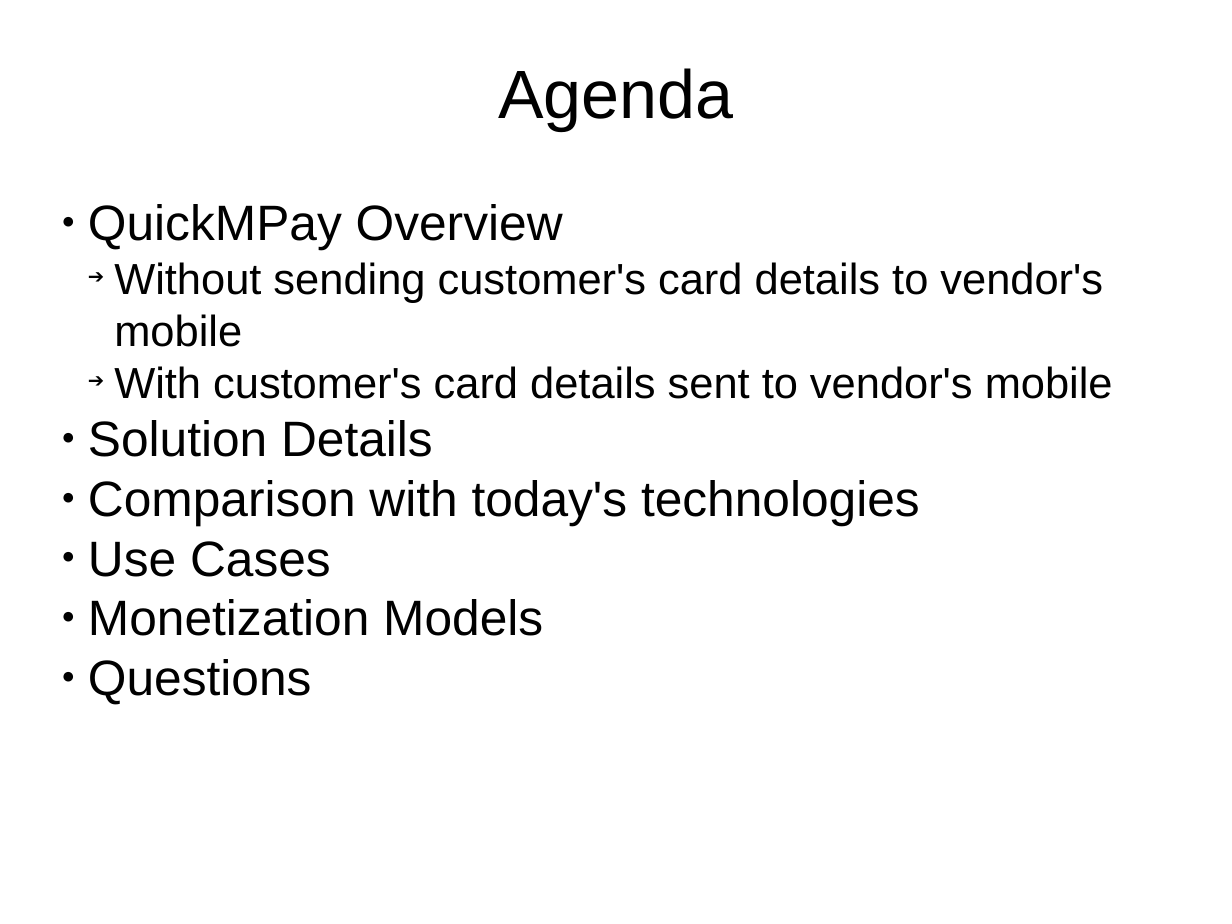
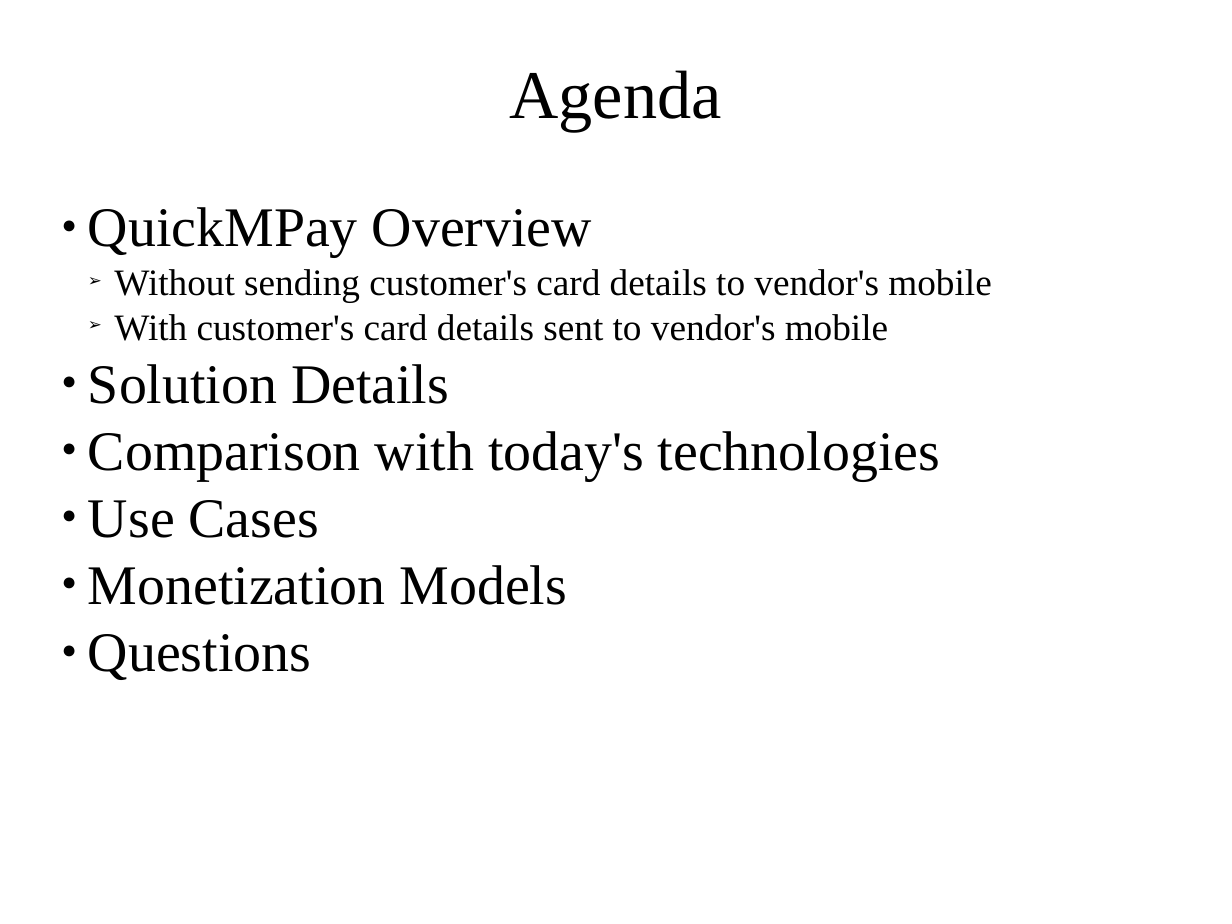
Before and after one commit to klonikar/klonikar.github.io, a slide deck: slide 2 of QuickMPay.pptx. Drawn at 1232x924 pixels with LibreOffice and Linux fonts; fonts in the diff are those of the drawing. Boxes give left, top, right and bottom in pixels: in the first picture for what was removed or moved away, otherwise in the second. Text is boxed around its words. In the diff, an @@ line names an element or a change of style, - is before the commit and + after.

Commit message:
Adding overview slides

```diff
--- a/QuickMPay.pptx
+++ b/QuickMPay.pptx
@@ text "Agenda" at [509, 70, 721, 131]: font Arial to Times New Roman @@
@@ text "QuickMPay Overview" at [88, 207, 991, 680]: size 32 to 36 pt in "QuickMPay Overview", "Solution Details", "Comparison with today's technologies", "Use Cases" and 2 more places; font Arial to Times New Roman; size 28 to 24 pt in "Without sending customer's card details to vendor's ...", "With customer's card details sent to vendor's ..."; bullet ➔ to ➢ @@
```
Also in this commit, not shown: 7 other slides changed.
